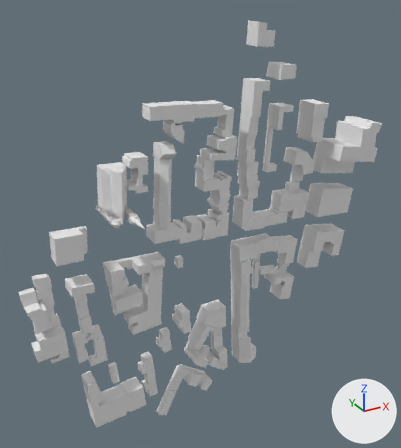
The OBJ model frontend/public/citychain.obj as it was, and as the next commit left it.
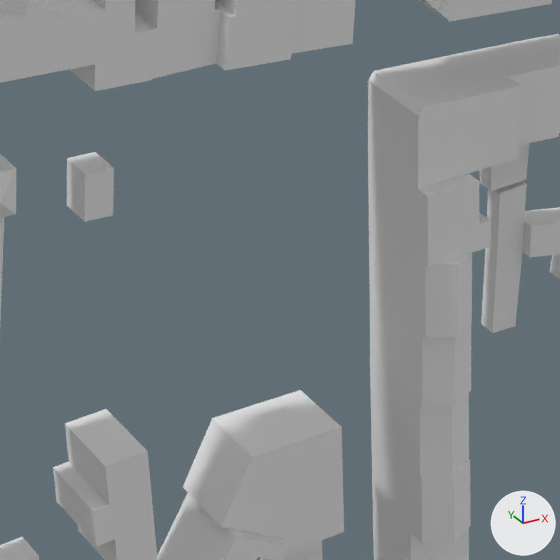
Each version appears first whole from a 50 mm camera at (-173.7, -292.1, 185.0) aimed at (-13.4, -0.6, 39.2), and next in a close-up on the part from 40% to 66% of the width and 51% to 74% of the height. Arrows for +X, +Y and +Z are at lower right; the lights stay in place. Where no turn or scale is listed for an object, it has been applied to the vertices.

Names of what the first close-up shows: 'map_9.osm_buildings'.
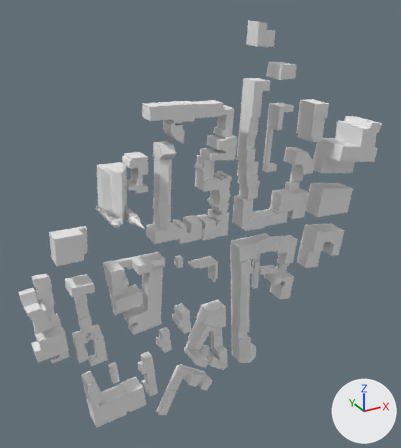
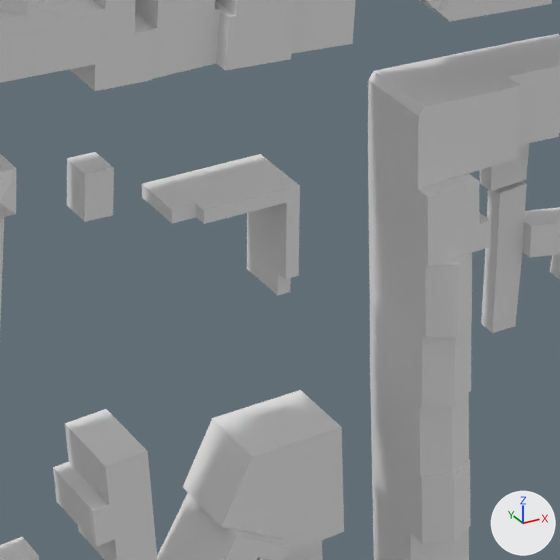
Commit message: staircase with city

The change, as a list of edits to the scene's bpy script:
```text
Add mat_none:
    mat_none = principled_material('None')
    mat_none.base_color = (0.8, 0.8, 0.8)  # white #e7e7e7
    mat_none.roughness = 1.0
Add me_cube_009_cube_010:
    me_cube_009_cube_010.from_pydata([(-2.6, 8.2, -7.3), (-2.6, 8.2, 9.1), (-2.6, -1.9, 9.1), (-0.7, 8.2, -7.3), (-0.7, 8.2, 9.1), (-0.7, -1.9, 9.1), (-2.6, 0.1, -7.3), (-2.6, 0.1, 9.1), (-0.7, 0.1, 9.1), (-0.7, 0.1, -7.3), (-2.6, 8.2, -3.9), (-2.6, -1.9, -3.9), (-0.7, 8.2, -3.9), (-0.7, -1.9, -3.9), (-0.7, 0.1, -3.9), (-2.6, 0.1, -3.9)], [], [(15, 11, 2, 7), (7, 2, 5, 8), (14, 13, 11, 15), (15, 6, 9, 14), (10, 12, 3, 0), (3, 9, 6, 0), (12, 14, 9, 3), (1, 7, 8, 4), (10, 15, 7, 1), (0, 6, 15, 10), (4, 8, 14, 12), (5, 2, 11, 13), (1, 4, 12, 10), (8, 5, 13, 14)])
    me_cube_009_cube_010.materials.append(mat_none)  # white #e7e7e7
Add me_cube_001:
    me_cube_001.from_pydata([(-2.6, 8.2, 7.2), (-2.6, -1.9, 7.2), (-18.0, 8.2, 7.2), (-2.6, 8.2, 9.1), (-2.6, -1.9, 9.1), (-18.0, 8.2, 9.1), (-14.5, 8.2, 7.2), (-14.5, -1.9, 7.2), (-14.5, 8.2, 9.1), (-14.5, -1.9, 9.1), (-2.6, 0.1, 7.2), (-18.0, 0.1, 7.2), (-18.0, 0.1, 9.1), (-2.6, 0.1, 9.1), (-14.5, 0.1, 9.1), (-14.5, 0.1, 7.2)], [], [(14, 9, 4, 13), (13, 4, 1, 10), (6, 8, 3, 0), (9, 7, 1, 4), (14, 12, 11, 15), (2, 5, 8, 6), (7, 9, 14, 15), (10, 1, 7, 15), (0, 10, 15, 6), (5, 12, 14, 8), (3, 13, 10, 0), (8, 14, 13, 3), (2, 11, 12, 5), (6, 15, 11, 2)])
    me_cube_001.materials.append(mat_none)  # white #e7e7e7
Add ob_cube_009_cube_010:
    ob_cube_009_cube_010 = bpy.data.objects.new('Cube.009_Cube.010', me_cube_009_cube_010)
    ob_cube_009_cube_010.location = (0.0, 0.0, 0.0)
Add ob_cube_001:
    ob_cube_001 = bpy.data.objects.new('Cube.001', me_cube_001)
    ob_cube_001.location = (0.0, 0.0, 0.0)
```

Boxes [x1, y1, x2, y2] around the edits, measured in the close-ups (560 x 560 px):
'Cube.001', added
    after: [142, 157, 287, 224]
'Cube.009_Cube.010', added
    after: [247, 154, 300, 296]
